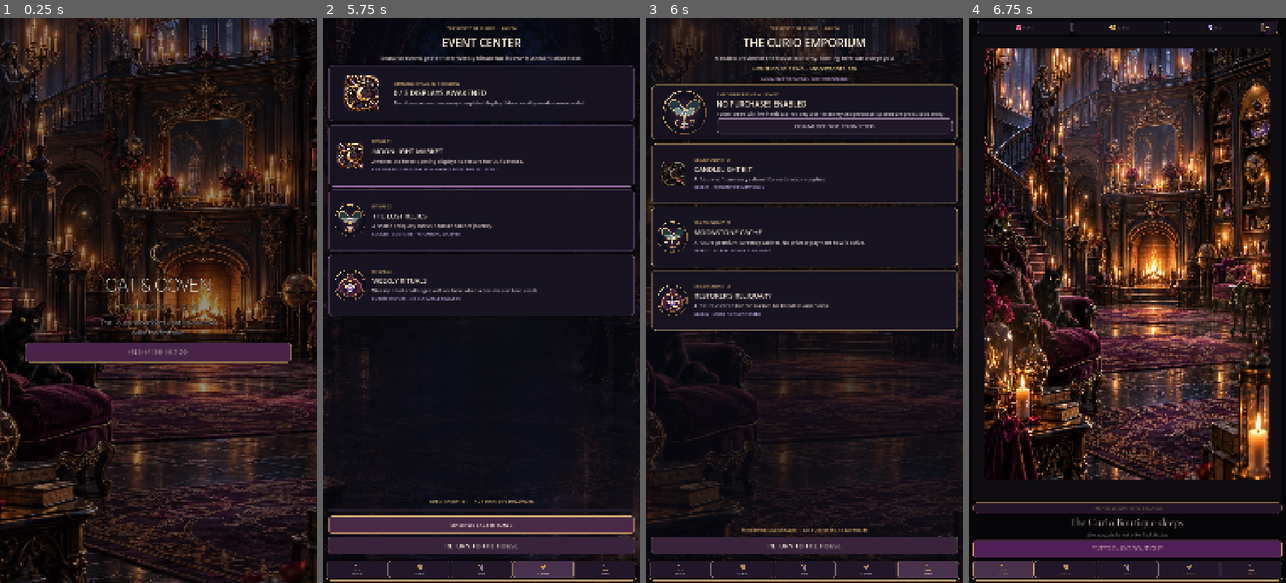
Above: before the commit, frames 1-4 (left to right).
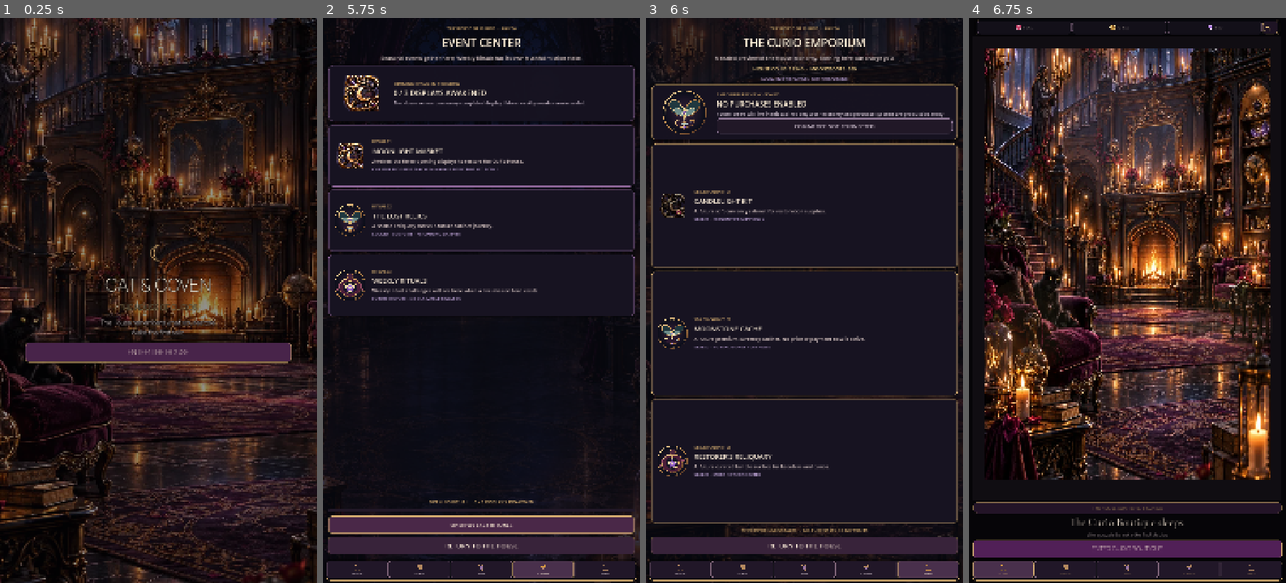
Above: after the commit, the same moments.

Repository: Jay-prodesign/akilta-match3
Game: Godot game, scene res://src/app/app_bootstrap.tscn
The game is run twice, just before and just after one commit, with the same random seed, the same clock (stepped at 60 frames per second) and the same inputs.
Inputs (mouse positions are in pixels of both pictures, inside the frame that each line leads up to):
- Up to frame 1 (0.25 s): no input
- Up to frame 2 (5.75 s): click "ENTER THE HOUSE" at 0.5 s; click "ENTER CURIO BOUTIQUE" at 1.25 s; click (357, 571) at 2 s; click "ENTER CURIO BOUTIQUE" at 2.75 s; click (418, 571) at 3.5 s; click (481, 571) at 4.25 s; click (541, 571) at 5 s
- Up to frame 3 (6 s): click (928, 571) at 5.75 s
- Up to frame 4 (6.75 s): click (1003, 571) at 6.5 s

Frames 1-2 are identical in both runs. In frame 3, 7.3% of the frame differs, in the area x 1-99%, y 24-90%; in frame 4, nothing differs.

Commit message:
Fill Shop catalog viewport with sealed cabinets

Diff:
--- a/src/app/app_bootstrap.gd
+++ b/src/app/app_bootstrap.gd
@@ -531,9 +531,13 @@
 	card_scroll.size_flags_vertical = Control.SIZE_EXPAND_FILL
 	card_scroll.size_flags_horizontal = Control.SIZE_EXPAND_FILL
 	card_scroll.horizontal_scroll_mode = ScrollContainer.SCROLL_MODE_DISABLED
+	if not is_events and not is_profile:
+		card_scroll.vertical_scroll_mode = ScrollContainer.SCROLL_MODE_DISABLED
 	layout.add_child(card_scroll)
 	var cards := VBoxContainer.new()
 	cards.size_flags_horizontal = Control.SIZE_EXPAND_FILL
+	if not is_events and not is_profile:
+		cards.size_flags_vertical = Control.SIZE_EXPAND_FILL
 	cards.add_theme_constant_override("separation", 10)
 	card_scroll.add_child(cards)
 	var entries: Array[Dictionary]
@@ -602,6 +606,8 @@
 		card_index += 1
 		card.name = "FeatureCard%d" % card_index
 		card.custom_minimum_size = Vector2(0, 210) if is_events else (Vector2(0, 205) if not is_profile else Vector2(0, 190))
+		if not is_events and not is_profile:
+			card.size_flags_vertical = Control.SIZE_EXPAND_FILL
 		var panel_style := StyleBoxFlat.new()
 		panel_style.bg_color = Color("#171321")
 		panel_style.border_color = Color("#9B6FA6", 0.58) if is_events else (Color("#D5AD70", 0.62) if not is_profile else Color("#8796C7", 0.58))
